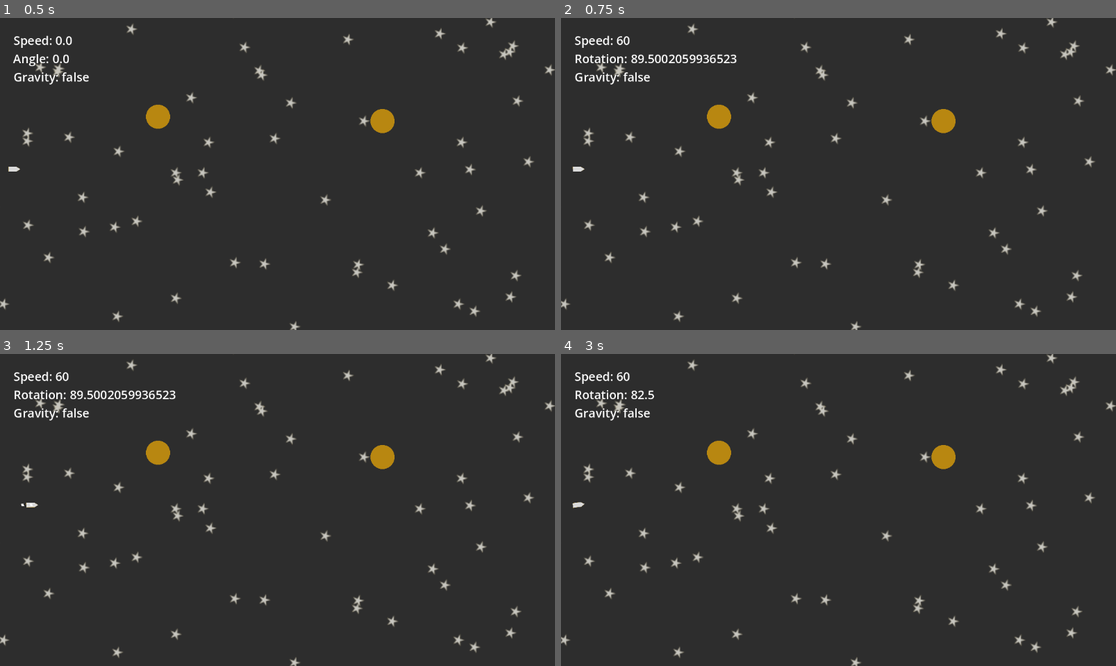
Above: before the commit, frames 1-4 (two rows, left to right).
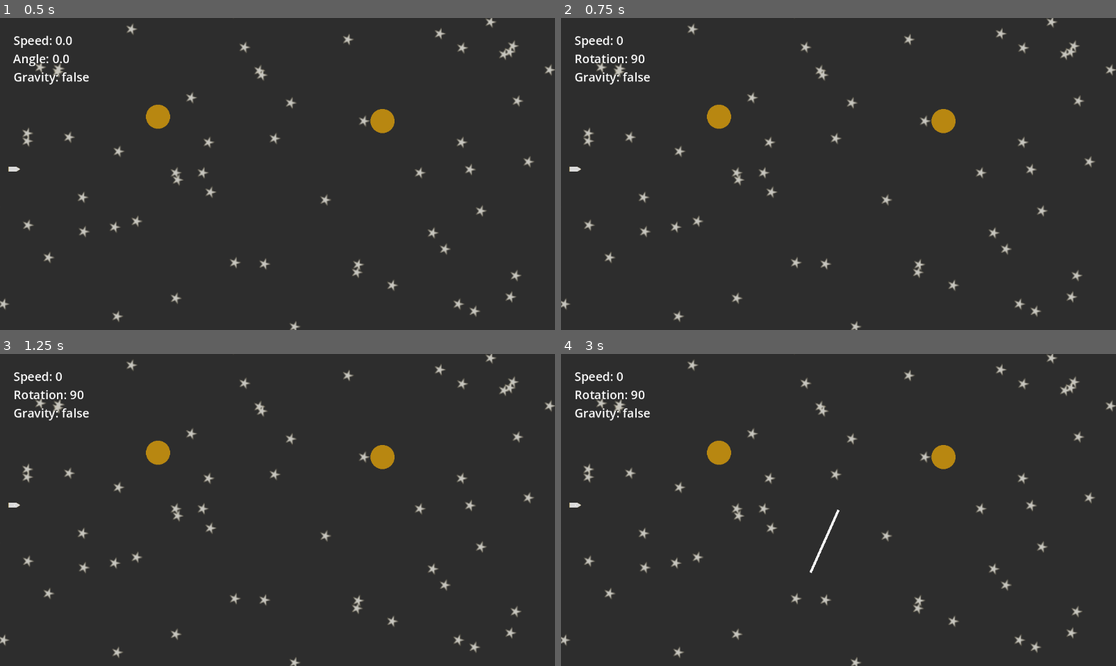
Above: after the commit, the same moments.

Repository: ChrisWoody/GravityAssist
Game: Godot game, scene res://scenes/world.tscn
Two runs of this game, one before a commit and one after it. Both use one fixed random seed, a clock stepped at 60 frames per second and the inputs below.
Inputs (mouse positions are in pixels of both pictures, inside the frame that each line leads up to):
- Up to frame 1 (0.5 s): no input
- Up to frame 2 (0.75 s): tap Enter at 0.5 s; move the mouse to (960, 158) at 0.52 s; hold Left (angle_up) from 0.53 s (still down); tap Space (launch) at 0.6 s; click (960, 158) at 0.67 s
- Up to frame 3 (1.25 s): keep holding Left (angle_up)
- Up to frame 4 (3 s): tap Space (launch) at 1.25, 1.35, 2.1, 2.85 s; move the mouse to (727, 525) at 1.27 s; release Left (angle_up) at 1.28 s; hold Right (angle_down) 1.28-2.03 s; click (727, 525) at 1.42 s; tap Enter at 2 s; move the mouse to (894, 441) at 2.02 s; hold Left (angle_up) from 2.03 s (still down); click (894, 441) at 2.17 s; move the mouse to (810, 572) at 2.77 s; click (810, 572) at 2.92 s

Frame 1 is identical in both runs. In frame 2, 0.5% of the frame differs, in the area x 1-32%, y 5-50%; in frame 3, 0.5%; in frame 4, 0.4%.

Commit message:
Be able set the angle and velocity with the mouse

Diff:
--- a/scenes/path_plot_item.tscn
+++ b/scenes/path_plot_item.tscn
@@ -3,5 +3,5 @@
 [sub_resource type="QuadMesh" id="QuadMesh_t6cq6"]
 
 [node name="PathPlotItem" type="MeshInstance2D"]
-scale = Vector2(5, 5)
+scale = Vector2(2, 2)
 mesh = SubResource("QuadMesh_t6cq6")
--- a/scenes/world.tscn
+++ b/scenes/world.tscn
@@ -50,6 +50,11 @@
 
 [node name="PathPlotter" parent="." instance=ExtResource("6_kygms")]
 
+[node name="LaunchLine" type="Line2D" parent="."]
+z_index = 1
+points = PackedVector2Array(0, 0, 0, 0)
+width = 5.0
+
 [connection signal="somethingChanged" from="Spaceship" to="GameUI" method="_on_spaceship_something_changed"]
 [connection signal="launch" from="GameManager" to="Spaceship" method="_on_game_manager_launch"]
 [connection signal="launch" from="GameManager" to="PathPlotter" method="_on_game_manager_launch"]
--- a/scripts/game_manager.gd
+++ b/scripts/game_manager.gd
@@ -1,24 +1,16 @@
-extends Node
+class_name GameManager extends Node
 
 signal resetGame
 signal launch
 
-# Called when the node enters the scene tree for the first time.
-func _ready() -> void:
-	pass # Replace with function body.
 
 var playing := false
 var preparing := true
 
-# Called every frame. 'delta' is the elapsed time since the previous frame.
 func _process(_delta: float) -> void:
-	if preparing:
-		if Input.is_action_just_pressed("launch"):
-			preparing = false
-			playing = true
-			launch.emit()
-	elif playing:
-		if Input.is_action_just_pressed("launch"):
-			preparing = true
-			playing = false
-			resetGame.emit()
+	pass
+
+func launched() -> void:
+	preparing = false
+	playing = true
+	launch.emit()
--- a/scripts/path_plotter.gd
+++ b/scripts/path_plotter.gd
@@ -29,6 +29,8 @@
 			pathPlots[spawnIndex].global_rotation = spaceship.global_rotation
 			pathPlots[spawnIndex].visible = true
 			spawnIndex = spawnIndex + 1
+			if spawnIndex >= SPAWN_TOTAL:
+				spawnIndex = SPAWN_TOTAL - 1
 
 
 
--- a/scripts/spaceship.gd
+++ b/scripts/spaceship.gd
@@ -1,6 +1,8 @@
 class_name Spaceship extends Node2D
 
 signal somethingChanged(speed: float, rotation: float, gravityApplied: bool)
+@onready var gameManager: GameManager = get_node("../GameManager")
+@onready var launchLine: Line2D = get_node("../LaunchLine")
 
 const ROTATE_TIMEOUT = 0.05
 var rotateElapsed := 0.0
@@ -15,6 +17,10 @@
 var gravityRotation := 0.0
 
 var originalPosition := Vector2.ZERO
+
+var clicking = false
+var mouseClickStartPosition := Vector2.ZERO
+var mouseClickEndPosition := Vector2.ZERO
 
 func _ready() -> void:
 	originalPosition = global_position
@@ -31,28 +37,40 @@
 
 		position += (Vector2.from_angle(deg_to_rad(rotation_degrees - 90.0)) * delta * speed)
 		somethingChanged.emit(speed, rotation_degrees, applyGravityNext)
-		#position += (Vector2.from_angle(deg_to_rad(rotation_degrees - 90.0)) * delta * 60.0) + (gravity * delta * 20.0) # not the best way but fine for now
-	else:
-		var angleDir := 0.0
-		if Input.is_action_pressed("angle_up"):
-			angleDir = -0.5
-		elif Input.is_action_pressed("angle_down"):
-			angleDir = 0.5
+	elif clicking:
+		mouseClickEndPosition = get_global_mouse_position()
+		launchLine.set_point_position(1, launchLine.to_local(mouseClickEndPosition))
+		speed = (mouseClickEndPosition - mouseClickStartPosition).length() / 3.0
 
-		if angleDir != 0.0:
-			rotateElapsed += delta
-			if rotateElapsed >= ROTATE_TIMEOUT:
-				rotateElapsed = 0
-				rotation_degrees += angleDir
-				somethingChanged.emit(speed, rotation_degrees, applyGravityNext)
-		else:
-			rotateElapsed = 0.0
+		var angle := mouseClickStartPosition.angle_to_point(mouseClickEndPosition)
+		var angleInDegress := rad_to_deg(angle) + 90.0
+		rotation_degrees = angleInDegress
+
+		somethingChanged.emit(speed, angleInDegress, applyGravityNext)
 
 func applyGravity(dir: Vector2, gravityRotationToApply: float) -> void:
 	#gravity = dir
 	applyGravityNext = true
 	gravityRotation = gravityRotationToApply
 
+func _input(event):
+	if playing:
+		pass
+
+	if event is InputEventMouseButton:
+		var mousePosition = get_global_mouse_position()
+		#print(mousePosition)
+		if event.button_index == MOUSE_BUTTON_LEFT:
+			if clicking:
+				clicking = false
+				playing = true
+				gameManager.launched()
+				launchLine.set_point_position(0, Vector2.ZERO)
+				launchLine.set_point_position(1, Vector2.ZERO)
+			else:
+				clicking = true
+				mouseClickStartPosition = mousePosition
+				launchLine.set_point_position(0, launchLine.to_local(mouseClickStartPosition))
 
 func _on_game_manager_launch() -> void:
 	playing = true
